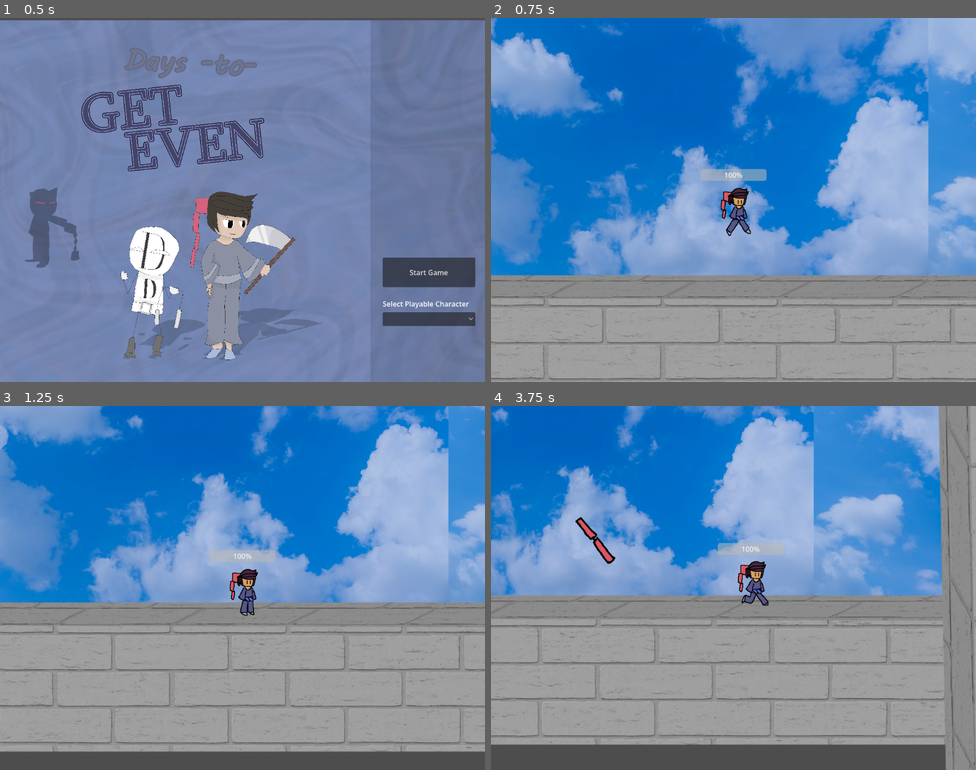
Above: before the commit, frames 1-4 (two rows, left to right).
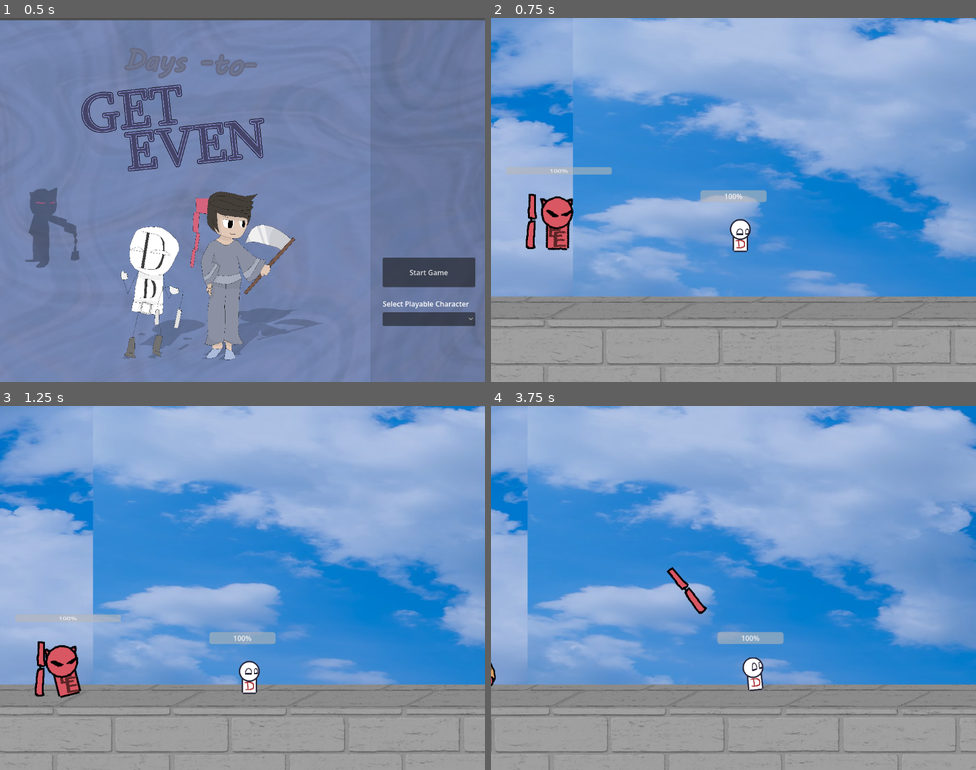
Above: after the commit, the same moments.

Repository: ManikomTMNT/DaysToGetEven
Game: Godot game, scene res://scene/StartScreen.tscn
Same seed, same stepped clock (60 frames per second), same inputs: the game is played once before the commit and once after it. The engine's default icon, where the game draws it, is replaced by a stand-in: a white triangle on a blue panel in a dark square.
Inputs:
- Up to frame 1 (0.5 s): no input
- Up to frame 2 (0.75 s): click "Start Game" at 0.5 s
- Up to frame 3 (1.25 s): no input
- Up to frame 4 (3.75 s): hold D (right) 1.28-2.78 s; tap K (atk) at 1.35, 2.85 s; tap J (jump) at 1.52, 2.27 s; tap L (dash) at 2.1, 3.6 s; hold A (left) 2.78-3.53 s; hold D (right) from 3.53 s (still down)

Frame 1 is identical in both runs. In frame 2, 69% of the frame differs, in the area x 0-100%, y 0-100%; in frame 3, 74%; in frame 4, 76%.

Commit message:
THE FINAL COMMIT!!!

Diff:
--- a/scene/EnemyBullet.tscn
+++ b/scene/EnemyBullet.tscn
@@ -1,7 +1,7 @@
 [gd_scene format=3 uid="uid://37vv1fbt7v3r"]
 
 [ext_resource type="Script" uid="uid://28wihac63wc" path="res://scripts/Bullet.gd" id="1_3gxro"]
-[ext_resource type="Texture2D" uid="uid://d35ceffx4g8le" path="res://icon.svg" id="1_r5o57"]
+[ext_resource type="Texture2D" uid="uid://dw4al2mfwnvwb" path="res://sprites/bulllo.png" id="2_3gxro"]
 
 [sub_resource type="RectangleShape2D" id="RectangleShape2D_qdfsg"]
 size = Vector2(4, 4)
@@ -13,14 +13,19 @@
 scale = Vector2(5.796608, 5.796608)
 shape = SubResource("RectangleShape2D_qdfsg")
 
-[node name="Icon" type="Sprite2D" parent="." unique_id=1923291146]
-scale = Vector2(0.14336218, 0.14336218)
-texture = ExtResource("1_r5o57")
-
 [node name="Area2D" type="Area2D" parent="." unique_id=513114139]
 
 [node name="CollisionShape2D" type="CollisionShape2D" parent="Area2D" unique_id=300474611]
 scale = Vector2(5.0459733, 5.0459733)
 shape = SubResource("RectangleShape2D_qdfsg")
 
+[node name="Timer" type="Timer" parent="." unique_id=923686158]
+wait_time = 6.0
+autostart = true
+
+[node name="Bulllo" type="Sprite2D" parent="." unique_id=140905645]
+scale = Vector2(1.7204347, 1.7204347)
+texture = ExtResource("2_3gxro")
+
 [connection signal="body_entered" from="Area2D" to="." method="_on_area_2d_body_entered"]
+[connection signal="timeout" from="Timer" to="." method="_on_timer_timeout"]
--- a/scene/GameOver.tscn
+++ b/scene/GameOver.tscn
@@ -4,6 +4,9 @@
 [ext_resource type="Texture2D" uid="uid://xkpquiyw7fu8" path="res://sprites/ta.png" id="2_3qd2y"]
 [ext_resource type="AudioStream" uid="uid://bqeokl318ndag" path="res://music/Title Screener.wav" id="3_n68tt"]
 [ext_resource type="PackedScene" uid="uid://crixx7rt7y8wy" path="res://scene/Fade.tscn" id="4_b1nj0"]
+
+[sub_resource type="LabelSettings" id="LabelSettings_gp1nq"]
+font_size = 41
 
 [node name="GameOver" type="Control" unique_id=332482430]
 layout_mode = 3
@@ -24,8 +27,9 @@
 offset_top = -79.92807
 offset_right = -63.702805
 offset_bottom = -56.92807
-scale = Vector2(3.4702308, 3.4702308)
+scale = Vector2(1.3669248, 1.3669248)
 text = "GAME OVER"
+label_settings = SubResource("LabelSettings_gp1nq")
 
 [node name="Button" type="Button" parent="." unique_id=936271570]
 layout_mode = 0
--- a/scene/TheEvener.tscn
+++ b/scene/TheEvener.tscn
@@ -191,8 +191,9 @@
 shape = SubResource("RectangleShape2D_pd17r")
 
 [node name="ProgressBar" type="ProgressBar" parent="." unique_id=338753140]
-offset_left = -6.0
-offset_top = -111.0
-offset_right = -2.0
-offset_bottom = -84.0
+offset_left = -118.0
+offset_top = -143.0
+offset_right = 122.0
+offset_bottom = -116.0
+scale = Vector2(1, 0.64)
 max_value = 2000.0
--- /dev/null
+++ b/scene/Win.tscn
@@ -0,0 +1,49 @@
+[gd_scene format=3 uid="uid://2uhvnk6hhwko"]
+
+[ext_resource type="Script" uid="uid://4ikgw57h21e5" path="res://scripts/gameover.gd" id="1_gp1nq"]
+[ext_resource type="Texture2D" uid="uid://xkpquiyw7fu8" path="res://sprites/ta.png" id="2_2hvn6"]
+[ext_resource type="AudioStream" uid="uid://bqeokl318ndag" path="res://music/Title Screener.wav" id="3_roj60"]
+[ext_resource type="PackedScene" uid="uid://crixx7rt7y8wy" path="res://scene/Fade.tscn" id="4_po1oy"]
+
+[sub_resource type="LabelSettings" id="LabelSettings_u7gfx"]
+font_size = 121
+
+[node name="GameOver" type="Control" unique_id=332482430]
+layout_mode = 3
+anchors_preset = 15
+anchor_right = 1.0
+anchor_bottom = 1.0
+grow_horizontal = 2
+grow_vertical = 2
+script = ExtResource("1_gp1nq")
+
+[node name="Ooo" type="Sprite2D" parent="." unique_id=986552308]
+position = Vector2(552.75, 417.875)
+scale = Vector2(2.406829, 2.250461)
+texture = ExtResource("2_2hvn6")
+
+[node name="Label" type="Label" parent="Ooo" unique_id=134983562]
+offset_left = -72.60591
+offset_top = -115.47633
+offset_right = 173.39409
+offset_bottom = 50.523666
+scale = Vector2(0.59595084, 0.59595084)
+text = "WIN"
+label_settings = SubResource("LabelSettings_u7gfx")
+
+[node name="Button" type="Button" parent="." unique_id=936271570]
+layout_mode = 0
+offset_left = 454.0
+offset_top = 447.0
+offset_right = 664.0
+offset_bottom = 514.0
+text = "Back to Title"
+
+[node name="AudioStreamPlayer2D" type="AudioStreamPlayer2D" parent="." unique_id=1531178263]
+stream = ExtResource("3_roj60")
+autoplay = true
+
+[node name="Fade" parent="." unique_id=36485381 instance=ExtResource("4_po1oy")]
+visible = false
+
+[connection signal="pressed" from="Button" to="." method="_on_button_pressed"]
--- a/scene/main.tscn
+++ b/scene/main.tscn
@@ -9,15 +9,17 @@
 size = Vector2(2402, 278)
 
 [node name="Scene1" type="Node2D" unique_id=1865861714]
+position = Vector2(-310, -304)
 
 [node name="Parallax2D" type="Parallax2D" parent="." unique_id=878539570]
 scale = Vector2(0.5141124, 0.61483514)
 scroll_offset = Vector2(0, 411)
-repeat_size = Vector2(2880, 0)
+repeat_size = Vector2(6000, 0)
 autoscroll = Vector2(50, 0)
 
 [node name="Ta" type="Sprite2D" parent="Parallax2D" unique_id=1884903629]
 position = Vector2(883.0754, 0)
+scale = Vector2(2.0892549, 1)
 texture = ExtResource("1_brvut")
 
 [node name="StaticBody2D" type="StaticBody2D" parent="." unique_id=556491267]
@@ -62,4 +64,4 @@
 position = Vector2(-720, 441)
 
 [node name="The Evener" parent="." unique_id=1787358943 instance=ExtResource("4_brvut")]
-position = Vector2(-1449, 441)
+position = Vector2(-1118, 460)
--- a/scene/player.tscn
+++ b/scene/player.tscn
@@ -259,17 +259,17 @@
 atlas = ExtResource("5_s4jxa")
 region = Rect2(2816, 0, 256, 128)
 
+[sub_resource type="AtlasTexture" id="AtlasTexture_3vgh4"]
+atlas = ExtResource("5_s4jxa")
+region = Rect2(0, 0, 256, 128)
+
+[sub_resource type="AtlasTexture" id="AtlasTexture_h3knh"]
+atlas = ExtResource("5_s4jxa")
+region = Rect2(256, 0, 256, 128)
+
 [sub_resource type="AtlasTexture" id="AtlasTexture_pk8el"]
 atlas = ExtResource("5_s4jxa")
 region = Rect2(1792, 0, 256, 128)
-
-[sub_resource type="AtlasTexture" id="AtlasTexture_3vgh4"]
-atlas = ExtResource("5_s4jxa")
-region = Rect2(0, 0, 256, 128)
-
-[sub_resource type="AtlasTexture" id="AtlasTexture_h3knh"]
-atlas = ExtResource("5_s4jxa")
-region = Rect2(256, 0, 256, 128)
 
 [sub_resource type="AtlasTexture" id="AtlasTexture_n3008"]
 atlas = ExtResource("5_s4jxa")
@@ -312,6 +312,40 @@
 }, {
 "frames": [{
 "duration": 1.0,
+"texture": SubResource("AtlasTexture_3vgh4")
+}, {
+"duration": 1.0,
+"texture": SubResource("AtlasTexture_h3knh")
+}],
+"loop": 1,
+"name": &"dizzy",
+"speed": 5.0
+}, {
+"frames": [{
+"duration": 1.0,
+"texture": SubResource("AtlasTexture_ct4mp")
+}, {
+"duration": 1.0,
+"texture": SubResource("AtlasTexture_iuf2t")
+}, {
+"duration": 1.0,
+"texture": SubResource("AtlasTexture_kk4ol")
+}, {
+"duration": 1.0,
+"texture": SubResource("AtlasTexture_jrjdb")
+}, {
+"duration": 1.0,
+"texture": SubResource("AtlasTexture_4reak")
+}, {
+"duration": 1.0,
+"texture": SubResource("AtlasTexture_wt23p")
+}],
+"loop": 0,
+"name": &"explode",
+"speed": 5.0
+}, {
+"frames": [{
+"duration": 1.0,
 "texture": SubResource("AtlasTexture_pk8el")
 }],
 "loop": 1,
@@ -335,6 +369,28 @@
 }],
 "loop": 1,
 "name": &"jump",
+"speed": 5.0
+}, {
+"frames": [{
+"duration": 1.0,
+"texture": SubResource("AtlasTexture_3vgh4")
+}, {
+"duration": 1.0,
+"texture": SubResource("AtlasTexture_h3knh")
+}],
+"loop": 0,
+"name": &"punched",
+"speed": 5.0
+}, {
+"frames": [{
+"duration": 1.0,
+"texture": SubResource("AtlasTexture_3vgh4")
+}, {
+"duration": 1.0,
+"texture": SubResource("AtlasTexture_h3knh")
+}],
+"loop": 0,
+"name": &"slashed",
 "speed": 5.0
 }, {
 "frames": [{
@@ -401,13 +457,14 @@
 autostart = true
 
 [node name="Camera2D" type="Camera2D" parent="." unique_id=476533839]
-limit_enabled = false
+offset = Vector2(0, 100)
+limit_left = -10000212
 limit_top = -360
 limit_bottom = 360
 position_smoothing_enabled = true
 
 [node name="DashTimer" type="Timer" parent="." unique_id=203384387]
-wait_time = 0.2
+wait_time = 0.8
 one_shot = true
 
 [node name="HPBar" type="ProgressBar" parent="." unique_id=1840306693]
@@ -429,17 +486,14 @@
 position = Vector2(1.9073486e-06, 2.3841858e-07)
 scale = Vector2(0.77, 0.77)
 sprite_frames = SubResource("SpriteFrames_qdfsg")
-animation = &"attack"
-frame = 2
-frame_progress = 1.0
+animation = &"walk"
 
 [node name="AnimatedSprite2D2" type="AnimatedSprite2D" parent="Animo" unique_id=2127076357]
 visible = false
 position = Vector2(50, -11)
 scale = Vector2(0.8972304, 0.8972304)
 sprite_frames = SubResource("SpriteFrames_ct4mp")
-animation = &"attack"
-frame_progress = 0.91975033
+animation = &"dizzy"
 
 [node name="ExplosionArea" type="Area2D" parent="." unique_id=1737228890]
 position = Vector2(33, 8)
--- a/scripts/Bullet.gd
+++ b/scripts/Bullet.gd
@@ -12,3 +12,7 @@
 		if body.is_in_group("Player"):
 			body.ow(sign(0), "firebull",150)
 			queue_free()
+
+
+func _on_timer_timeout() -> void:
+	queue_free()
--- a/scripts/StartScreen.gd
+++ b/scripts/StartScreen.gd
@@ -13,5 +13,6 @@
 
 
 func _on_button_pressed() -> void:
-	Globali.selected_char_id = $OptionButton.get_selected_id()
+	Globali.selected_char_id = $OptionButton.get_selected_id();
+	print(Globali.selected_char_id)
 	get_tree().change_scene_to_file("res://scene/main.tscn");
--- a/scripts/TheEvener.gd
+++ b/scripts/TheEvener.gd
@@ -5,7 +5,7 @@
 const JUMP_VELOCITY = -400.0
 const ENEMSPD = 100
 
-var hp = 2000;
+var hp = 8000;
 var gothit = false;
 @export var isjmp = false;
 
@@ -39,7 +39,7 @@
 		velocity += get_gravity() * delta
 
 	if hp < 1:
-		queue_free()
+		get_tree().change_scene_to_file("res://scene/Win.tscn");
 
 	var player = get_tree().get_first_node_in_group("Player")
 
--- a/scripts/player.gd
+++ b/scripts/player.gd
@@ -58,9 +58,10 @@
 
 
 func _ready():
+	canim = $Animo/AnimatedSprite2D
 	if Globali.selected_char_id == 0:
 		canim = $Animo/AnimatedSprite2D
-	else:
+	elif Globali.selected_char_id == 1:
 		canim = $Animo/AnimatedSprite2D2
 	canim.visible = true;
 	$SpurtA/AnimatedSprite2D.hide();
@@ -111,6 +112,7 @@
 		$AtkCollisionBox.position.y = 0
 
 	if not dizz:
+		canim.self_modulate = Color(1, 1, 1);
 		match anim:
 
 			AnimStates.IDLE:
@@ -151,6 +153,7 @@
 						)
 	else:
 		canim.play("dizzy")
+		canim.self_modulate = Color(0, 1, 0);
 
 
 	if ghit:
Not shown, added: export_presets.cfg
Not shown: 3 places in scene/StartScreen.tscn that only renumber resources
Binary file added: sprites/bulllo.png
Not shown, added: sprites/bulllo.png.import
Not shown, added: scene/main.tscn9263621393.tmp
